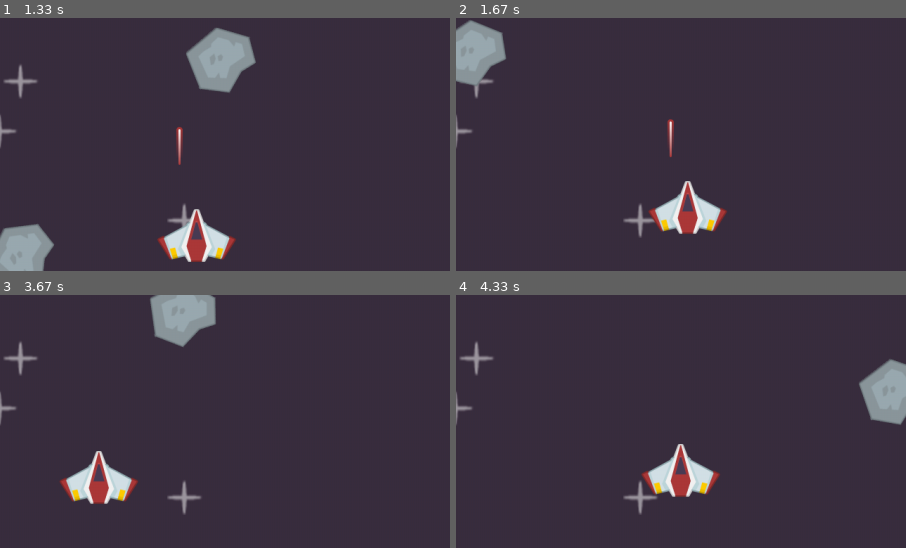
Above: before the commit, frames 1-4 (two rows, left to right).
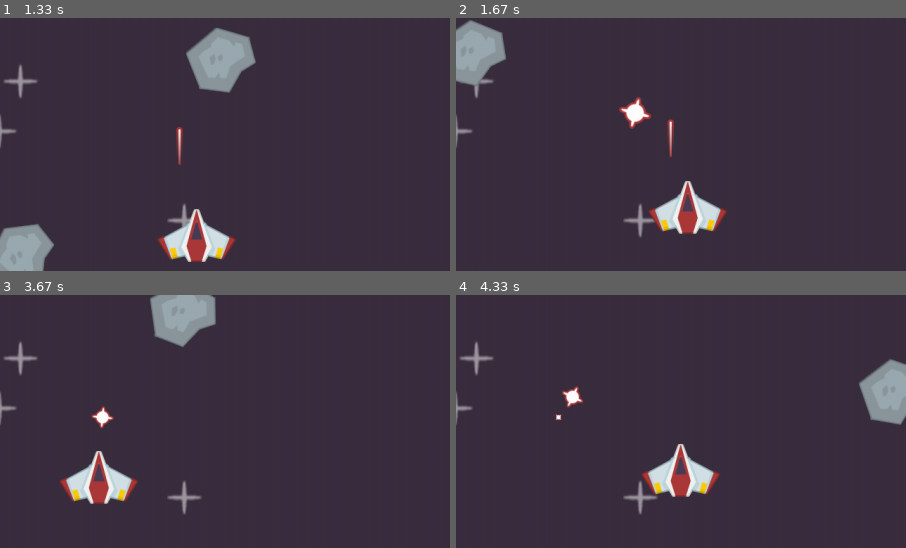
Above: after the commit, the same moments.

Repository: tarsier76/Pygame_Projects
Game: pygame game, started from Space Shooter/code/main.py
Same seed, same stepped clock (60 frames per second), same inputs: the game is played once before the commit and once after it.
Inputs:
- Up to frame 1 (1.33 s): tap Space at 0.33, 0.73, 1.03, 1.23 s; hold Right 0.67-1.13 s; hold Up from 1.17 s (still down)
- Up to frame 2 (1.67 s): release Up at 1.47 s; hold Right from 1.5 s (still down); tap Space at 1.57 s
- Up to frame 3 (3.67 s): tap Space at 1.87, 2.07, 2.37, 2.63, 2.97, 3.27, 3.4 s; release Right at 1.97 s; hold Left 2-2.53 s; hold Down 2.57-2.87 s; hold Left 2.9-3.3 s; hold Up from 3.33 s (still down)
- Up to frame 4 (4.33 s): release Up at 3.7 s; hold Right from 3.73 s (still down); tap Space at 3.8, 4.1 s
The pictures show only the part of the screen within x 39-89%, y 0-50%; the shares and areas given below are measured in that part.

Frame 1 is identical in both runs. In frame 2, 0.5% of the frame differs, in the area x 36-44%, y 31-44%; in frame 3, 0.2%; in frame 4, 0.3%.

Commit message:
Explosion animation when destroying meteors

Diff:
--- a/Space Shooter/code/main.py
+++ b/Space Shooter/code/main.py
@@ -72,6 +72,21 @@
         if pygame.time.get_ticks() - self.start_time >= self.delay:
             self.kill()
 
+class Explosion(pygame.sprite.Sprite):
+    def __init__(self, group, explosions_images, pos):
+        super().__init__(group)
+        self.explosions = explosions_images
+        self.frame_index = 0
+        self.image = self.explosions[self.frame_index]
+        self.rect = self.image.get_frect(center=pos)
+
+    def update(self, dt):
+        self.frame_index += 20 * dt
+        if self.frame_index < len(self.explosions):
+            self.image = self.explosions[int(self.frame_index) % len(self.explosions)]
+        else:
+            self.kill()
+
 def collisions():
     global running
     if pygame.sprite.spritecollide(player, meteor_sprites, True, pygame.sprite.collide_mask):
@@ -79,6 +94,7 @@
     for laser in laser_sprites:
         if pygame.sprite.spritecollide(laser, meteor_sprites, True):
             laser.kill()
+            Explosion(all_sprites, explosions_list, laser.rect.midtop)
 
 def display_score():
     current_time = pygame.time.get_ticks() // 10
@@ -97,7 +113,9 @@
 star_surface = pygame.image.load('../images/star.png').convert_alpha()
 meteor_surf = pygame.image.load('../images/meteor.png').convert_alpha()
 laser_surf = pygame.image.load('../images/laser.png').convert_alpha()
+explosions_list = [pygame.image.load(f'../images/explosion/{number}.png').convert_alpha() for number in range(21)]
 font = pygame.font.Font('../images/Oxanium-Bold.ttf', 40)
+
 
 all_sprites = pygame.sprite.Group()
 meteor_sprites = pygame.sprite.Group()
@@ -108,6 +126,7 @@
 
 meteor_event = pygame.event.custom_type()
 pygame.time.set_timer(meteor_event, 400)
+
 
 while running:
     dt = clock.tick() / 1000
